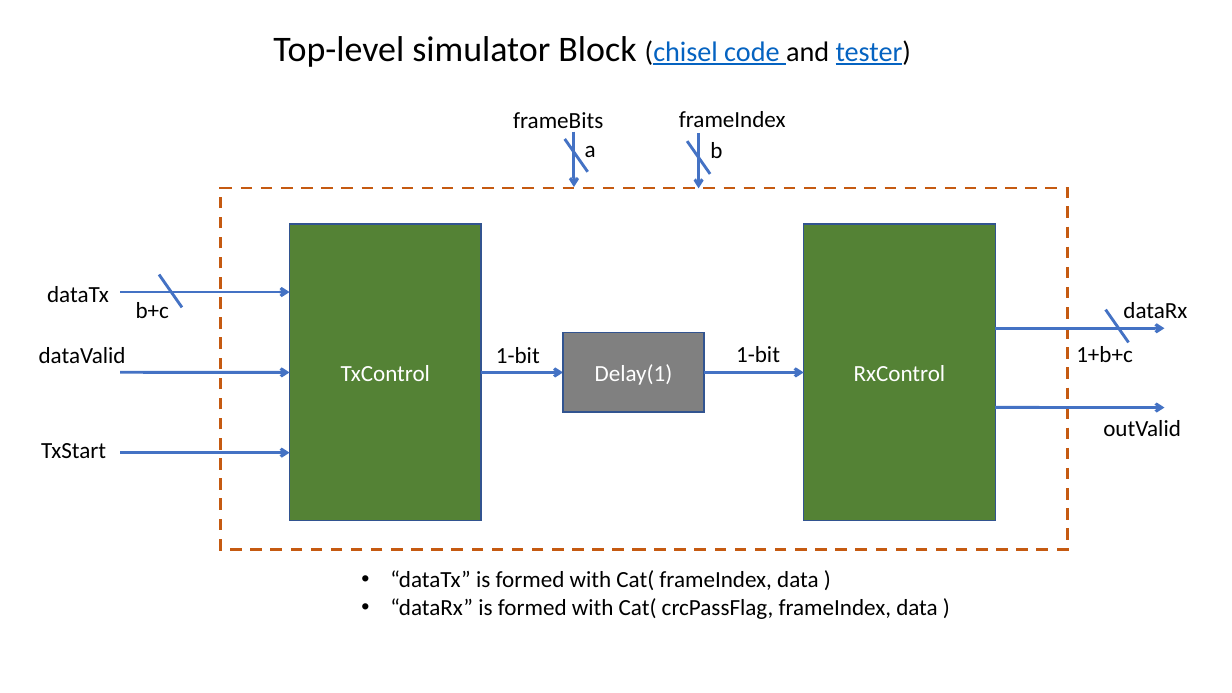
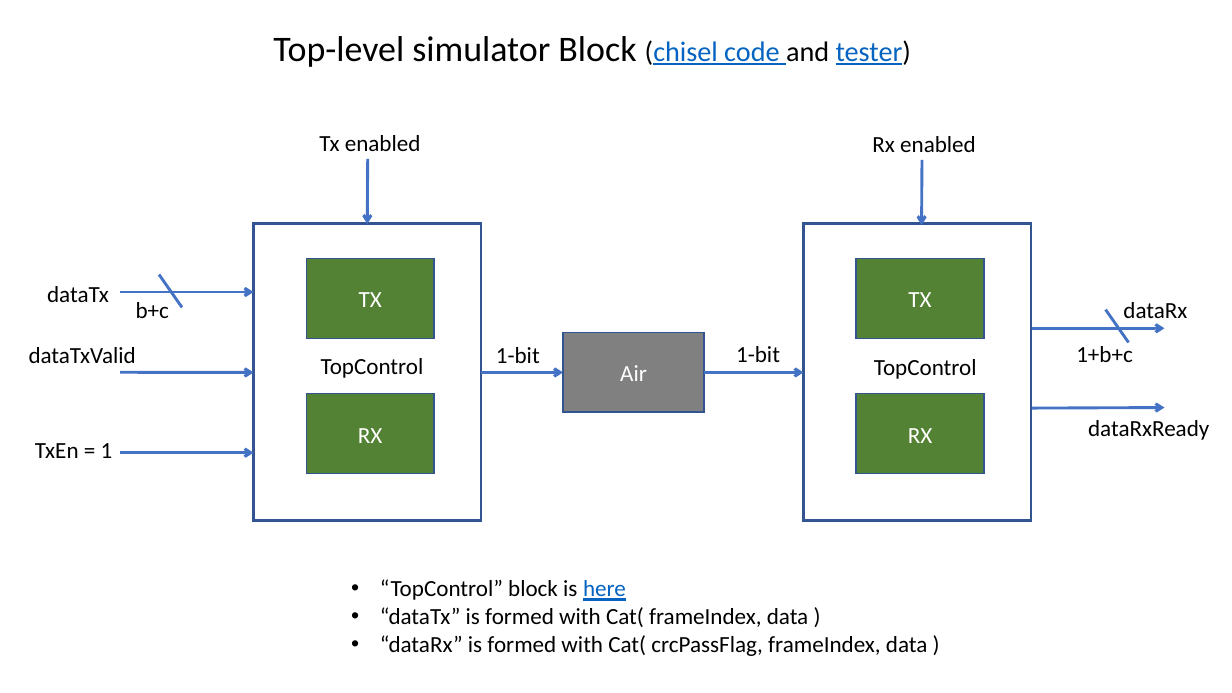
Before and after one commit to sijundu/ooktrx, a slide deck: slide 5 of OOKTRx_slides.pptx. Drawn at 1232x693 pixels with LibreOffice and Linux fonts; fonts in the diff are those of the drawing. Boxes give left, top, right and bottom in pixels: in the first picture for what was removed or moved away, otherwise in the second. Text is boxed around its words. In the diff, an @@ line names an element or a change of style, - is before the commit and + after.

Commit message:
update

```diff
--- a/OOKTRx_slides.pptx
+++ b/OOKTRx_slides.pptx
@@ text removed at <box>513,112,603,135</box> @@
-frameBits
@@ text removed at <box>679,111,786,134</box> @@
-frameIndex
@@ text added at <box>319,135,421,151</box>, 18 pt, text #000000 @@
+Tx enabled
@@ line removed from (565, 139) to (588, 172) @@
@@ text removed at <box>585,145,596,157</box> @@
-a
@@ line removed from (688, 141) to (711, 174) @@
@@ text removed at <box>710,142,722,158</box> @@
-b
@@ text added at <box>872,136,976,152</box>, 18 pt, text #000000 @@
+Rx enabled
@@ arrow moved from (574, 131) - (574, 187) to (368, 159) - (368, 224) @@
@@ arrow moved from (699, 133) - (699, 189) to (922, 160) - (921, 226) @@
@@ rectangle removed at <box>221,188,1067,549</box> @@
@@ rectangle: place and size @@
-rectangle at <box>289,224,481,520</box>
+rectangle at <box>253,224,481,520</box>
@@ rectangle at <box>253,224,481,520</box>: fill #548235 to none; outline #325491 1 pt to #325491 2.25 pt @@
@@ rectangle removed at <box>804,224,995,520</box> @@
-RxControl
@@ rectangle added at <box>804,224,1031,520</box>, outline #325491 2.25 pt @@
@@ rectangle added at <box>306,259,434,339</box>, fill #548235, outline #325491 1 pt, 18 pt, text #FFFFFF @@
+TX
@@ rectangle added at <box>857,259,985,339</box>, fill #548235, outline #325491 1 pt, 18 pt, text #FFFFFF @@
+TX
@@ arrow moved from (120, 292) - (289, 292) to (120, 292) - (253, 292) @@
@@ arrow moved from (995, 328) - (1165, 328) to (1031, 328) - (1165, 328) @@
@@ text at <box>29,347,136,363</box>: text changed @@
-dataValid
+dataTxValid
@@ text added at <box>321,358,424,378</box>, 18 pt, text #000000 @@
+TopControl
@@ text added at <box>874,359,977,379</box>, 18 pt, text #000000 @@
+TopControl
@@ arrow moved from (120, 372) - (289, 372) to (120, 372) - (253, 372) @@
@@ text in rectangle at <box>341,365,430,381</box>: text removed @@
-TxControl
@@ text in rectangle at <box>620,365,647,381</box>: text changed @@
-Delay(1)
+Air
@@ rectangle added at <box>306,394,434,474</box>, fill #548235, outline #325491 1 pt, 18 pt, text #FFFFFF @@
+RX
@@ rectangle added at <box>857,394,985,474</box>, fill #548235, outline #325491 1 pt, 18 pt, text #FFFFFF @@
+RX
@@ arrow moved from (995, 408) - (1165, 408) to (1031, 409) - (1165, 408) @@
@@ text at <box>35,443,113,458</box>: text changed @@
-TxStart
+TxEn = 1
@@ text at <box>1088,420,1209,440</box>: text changed @@
-outValid
+dataRxReady
@@ arrow moved from (120, 453) - (289, 453) to (120, 453) - (253, 453) @@
@@ text "“TopControl” block is here": place and size @@
-text "“TopControl” block is here" at <box>390,570,937,619</box>
+text "“TopControl” block is here" at <box>380,579,927,656</box>
@@ text at <box>380,579,626,601</box>: paragraph added @@
+• “TopControl” block is here
```
